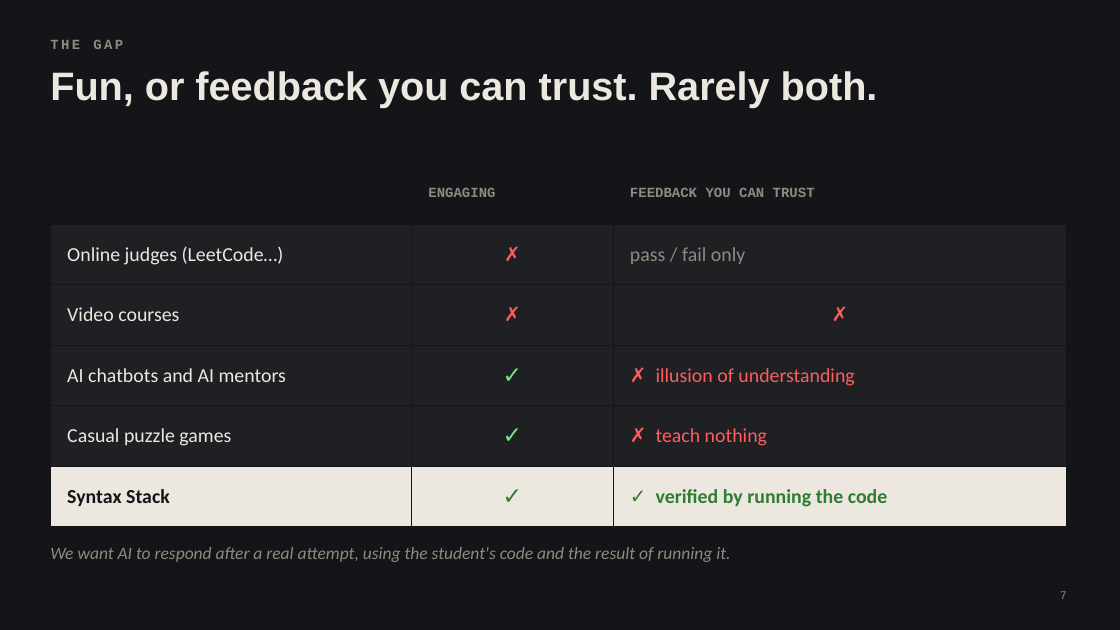
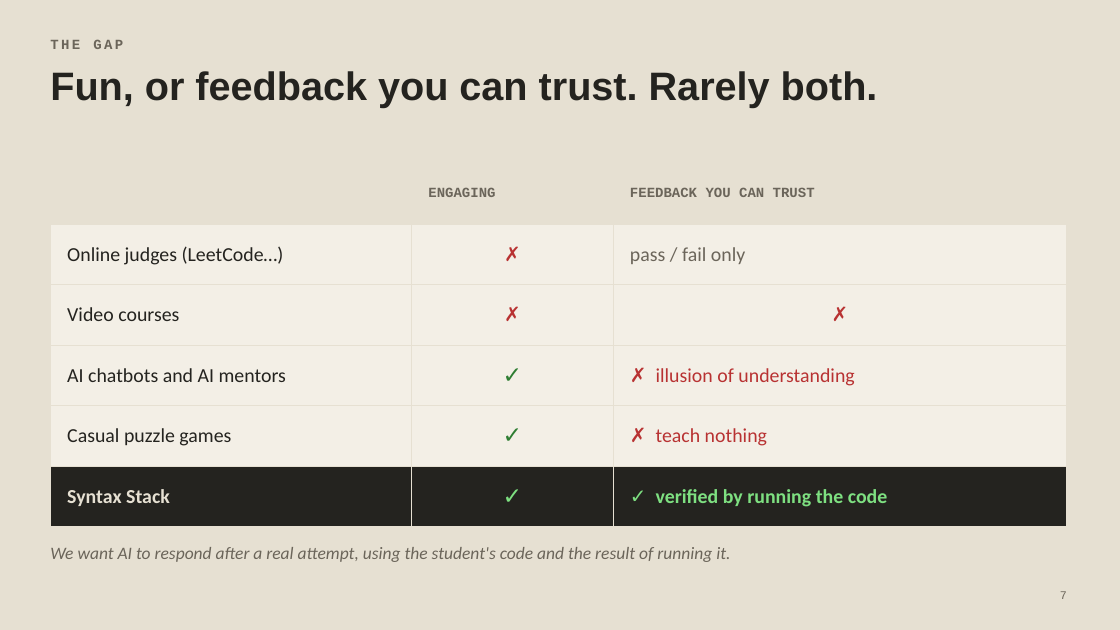
Before and after one commit to dohongminh-ui/Syntax-Stack, a slide deck: slide 7 of docs/Syntax-Stack-finals.pptx. Drawn at 1120x630 pixels with LibreOffice and Linux fonts; fonts in the diff are those of the drawing. Boxes give left, top, right and bottom in pixels: in the first picture for what was removed or moved away, otherwise in the second. Text is boxed around its words. In the diff, an @@ line names an element or a change of style, - is before the commit and + after.

Commit message:
docs(presentation): cream keycap background for the finals deck

```diff
--- a/docs/Syntax-Stack-finals.pptx
+++ b/docs/Syntax-Stack-finals.pptx
@@ background #141518 to #E6E0D2 @@
@@ title "Fun, or feedback you can ..." at box(50, 71, 878, 107): text colour #ECE8DF to #24231F @@
@@ table at box(50, 164, 1067, 527) @@
@@ fill #141518 to #E6E0D2 in row 1 @@
@@ fill #1F2024 to #F3EFE6 in 12 cells @@
@@ fill #ECE8DF to #24231F in row 6 @@
@@ text colour #8E8A80 to #6B655A in "ENGAGING", "FEEDBACK YOU CAN TRUST", "pass / fail only" @@
@@ text colour #ECE8DF to #24231F in "Online judges (LeetCode…)", "Video courses", "AI chatbots and AI mentors", "Casual puzzle games" @@
@@ text colour #FF5D5D to #B83232 in "✗", "✗", "✗", "✗ illusion of understanding" and 1 more places @@
@@ text colour #7EE081 to #2E7D32 in "✓", "✓" @@
@@ text colour #141518 to #E6E0D2 in "Syntax Stack" @@
@@ text colour #2E7D32 to #7EE081 in "✓", "✓ verified by running the code" @@
@@ borders changed @@
@@ text colour #8E8A80 to #6B655A in 3 elements at box(50, 39, 123, 49), box(50, 547, 730, 562), box(1060, 591, 1067, 599) @@
```
Also in this commit, not shown: 16 other slides changed.
